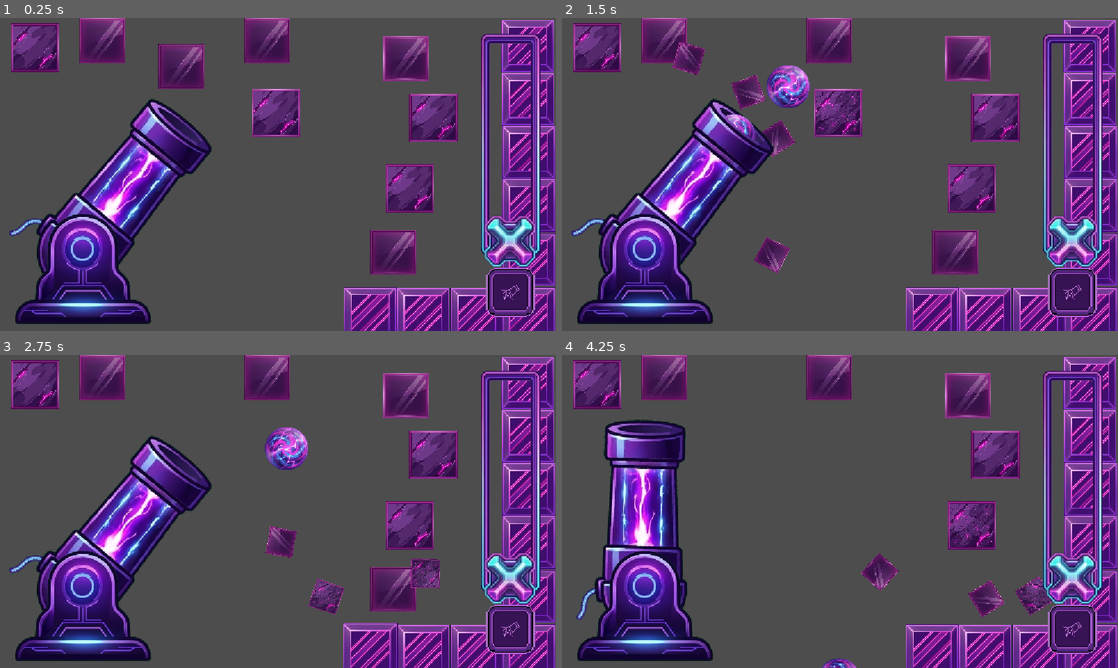
Above: before the commit, frames 1-4 (two rows, left to right).
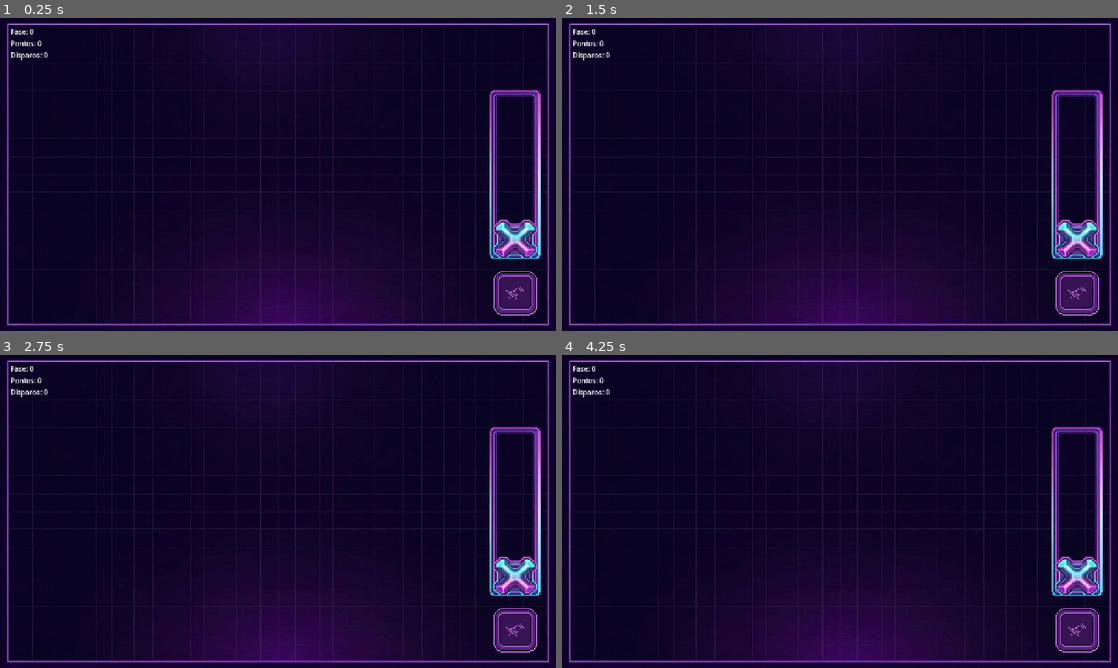
Above: after the commit, the same moments.

Repository: Zidan-09/Arc-Impact
Game: Godot game, scene res://screens/game.tscn
The game is run twice, just before and just after one commit, with the same random seed, the same clock (stepped at 60 frames per second) and the same inputs. Before the commit the project starts from res://components/cannon-controller/CannonController.tscn.
Inputs (mouse positions are in pixels of both pictures, inside the frame that each line leads up to; where the layout moved, square brackets give the same spot in the first picture):
- Up to frame 1 (0.25 s): no input
- Up to frame 2 (1.5 s): click (1079, 293) [1073, 293] at 0.5 s; click (1079, 293) [1073, 293] at 1.25 s
- Up to frame 3 (2.75 s): click (517, 630) [511, 630] at 2 s
- Up to frame 4 (4.25 s): drag from (962, 561) to (673, 552) at 2.77 s; drag from (728, 527) to (662, 376) at 3.52 s

The runs differ from the first frame. In frame 1, 97% of the frame differs, in the area x 0-100%, y 0-100%; in frame 2, 97%; in frame 3, 97%; in frame 4, 97%.

Commit message:
feat(hud): implemented the game hud

Diff:
--- /dev/null
+++ b/components/hud/hud.tscn
@@ -0,0 +1,49 @@
+[gd_scene format=3 uid="uid://djwula3u81ni3"]
+
+[ext_resource type="PackedScene" uid="uid://xhfgi01bn84e" path="res://components/power-slider/powerSlider.tscn" id="1_kjhcr"]
+[ext_resource type="PackedScene" uid="uid://b5hbfx8760rd3" path="res://components/fire-button/fireButton.tscn" id="2_w10xe"]
+
+[node name="Hud" type="Control" unique_id=2117122883]
+layout_mode = 3
+anchors_preset = 0
+offset_right = 117.0
+offset_bottom = 83.0
+
+[node name="TopLeft" type="MarginContainer" parent="." unique_id=1480317829]
+layout_mode = 1
+offset_right = 40.0
+offset_bottom = 40.0
+theme_override_constants/margin_left = 24
+theme_override_constants/margin_top = 20
+
+[node name="Column" type="VBoxContainer" parent="TopLeft" unique_id=531532555]
+layout_mode = 2
+
+[node name="Phase" type="Label" parent="TopLeft/Column" unique_id=827370571]
+layout_mode = 2
+text = "Fase: 0"
+
+[node name="Points" type="Label" parent="TopLeft/Column" unique_id=417934894]
+layout_mode = 2
+text = "Pontos: 0"
+
+[node name="Shoots" type="Label" parent="TopLeft/Column" unique_id=916773507]
+layout_mode = 2
+text = "Disparos: 0"
+
+[node name="PowerSlider" parent="." unique_id=199311976 instance=ExtResource("1_kjhcr")]
+layout_mode = 1
+offset_left = 1185.0
+offset_top = 183.0
+offset_right = 1185.0
+offset_bottom = 183.0
+scale = Vector2(0.6799951, 0.5999999)
+
+[node name="FireButton" parent="." unique_id=844494482 instance=ExtResource("2_w10xe")]
+layout_mode = 0
+offset_left = 1136.0
+offset_top = 583.0
+offset_right = 1236.0
+offset_bottom = 683.0
+ignore_texture_size = true
+stretch_mode = 6
--- a/components/power-slider/powerSlider.tscn
+++ b/components/power-slider/powerSlider.tscn
@@ -36,21 +36,19 @@
 
 [node name="PowerSlider" type="Control" unique_id=199311976]
 layout_mode = 3
-anchors_preset = 15
-anchor_right = 1.0
-anchor_bottom = 1.0
-grow_horizontal = 2
-grow_vertical = 2
+anchors_preset = 0
+size_flags_horizontal = 0
+size_flags_vertical = 0
 mouse_filter = 2
 script = ExtResource("1_dcloh")
 
 [node name="Track" type="TextureRect" parent="." unique_id=642828453]
 z_index = 2
 layout_mode = 0
-offset_left = 257.0
-offset_top = -1.0
-offset_right = 451.0
-offset_bottom = 717.0
+offset_left = -96.0
+offset_top = -72.0
+offset_right = 98.0
+offset_bottom = 646.0
 mouse_filter = 0
 texture = ExtResource("1_gi7pw")
 
@@ -58,38 +56,44 @@
 z_index = 1
 material = SubResource("ShaderMaterial_2qr02")
 layout_mode = 0
-offset_left = 286.0
-offset_top = 71.0
-offset_right = 416.0
-offset_bottom = 111.0
+offset_left = -67.0
+offset_right = 63.0
+offset_bottom = 40.0
 mouse_filter = 2
 
 [node name="Handle" type="Control" parent="." unique_id=1090266475]
 z_index = 5
 layout_mode = 1
 anchors_preset = 0
-offset_right = 40.0
-offset_bottom = 40.0
+offset_left = -27.99997
+offset_top = -31.0
+offset_right = 12.0000305
+offset_bottom = 9.0
 scale = Vector2(1.4, 1.4)
 mouse_filter = 2
 script = SubResource("GDScript_777x3")
 
 [node name="Normal" type="TextureRect" parent="Handle" unique_id=679803136]
 layout_mode = 0
-offset_left = 182.14285
-offset_top = -16.428572
-offset_right = 682.1428
-offset_bottom = 483.57144
+offset_left = -49.28573
+offset_top = -42.857143
+offset_right = 450.71423
+offset_bottom = 457.14285
 scale = Vector2(0.28, 0.28)
 mouse_filter = 0
 texture = ExtResource("2_dcloh")
 
 [node name="Pressed" type="TextureRect" parent="Handle" unique_id=75994612]
-layout_mode = 0
-offset_left = 188.57144
-offset_top = -11.428571
-offset_right = 688.5714
-offset_bottom = 488.57144
+layout_mode = 1
+anchors_preset = -1
+anchor_left = 6.2770004
+anchor_top = 1.2770001
+anchor_right = 6.2770004
+anchor_bottom = 1.2770001
+offset_left = -293.93713
+offset_top = -88.93713
+offset_right = 206.0628
+offset_bottom = 411.06287
 scale = Vector2(0.25, 0.25)
 mouse_filter = 0
 texture = ExtResource("3_777x3")
--- a/project.godot
+++ b/project.godot
@@ -12,12 +12,14 @@
 
 config/name="Arc Impact"
 config/description="Um jogo de puzzle e precisão em 2D onde o jogador controla um canhão futurista para acertar um alvo …(194 unchanged characters)…
-run/main_scene="uid://b3llp28thv1t7"
+run/main_scene="uid://c5seybfpkbukl"
 config/features=PackedStringArray("4.7", "Mobile")
 config/icon="uid://d1mb38w5gs31u"
 
 [display]
 
+window/size/viewport_width=1280
+window/size/viewport_height=720
 window/stretch/mode="canvas_items"
 window/stretch/aspect="expand"
 window/description=""
--- /dev/null
+++ b/screens/game.tscn
@@ -0,0 +1,28 @@
+[gd_scene format=3 uid="uid://c5seybfpkbukl"]
+
+[ext_resource type="Texture2D" uid="uid://rrnqcx88qao5" path="res://assets/background/background.jpg" id="1_3ciuf"]
+[ext_resource type="PackedScene" uid="uid://djwula3u81ni3" path="res://components/hud/hud.tscn" id="1_6ydpi"]
+
+[node name="Game" type="Control" unique_id=1263011264]
+layout_mode = 3
+anchors_preset = 15
+anchor_right = 1.0
+anchor_bottom = 1.0
+grow_horizontal = 2
+grow_vertical = 2
+
+[node name="Background" type="TextureRect" parent="." unique_id=1020514177]
+layout_mode = 1
+anchors_preset = 15
+anchor_right = 1.0
+anchor_bottom = 1.0
+grow_horizontal = 2
+grow_vertical = 2
+texture = ExtResource("1_3ciuf")
+expand_mode = 2
+stretch_mode = 6
+
+[node name="World" type="Node2D" parent="." unique_id=985892701]
+
+[node name="Hud" parent="." unique_id=2117122883 instance=ExtResource("1_6ydpi")]
+layout_mode = 0
Binary file changed: assets/background/background.jpg
Not shown, changed: assets/background/background.jpg.import
